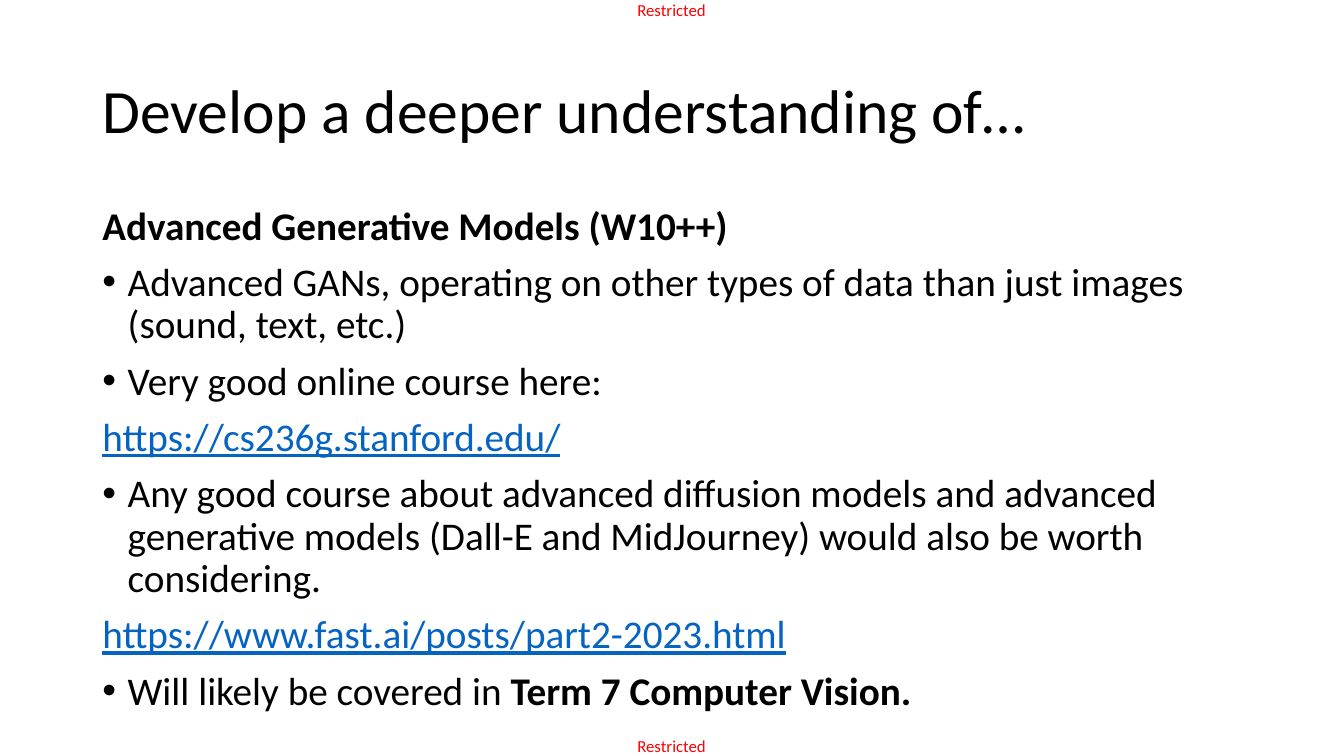
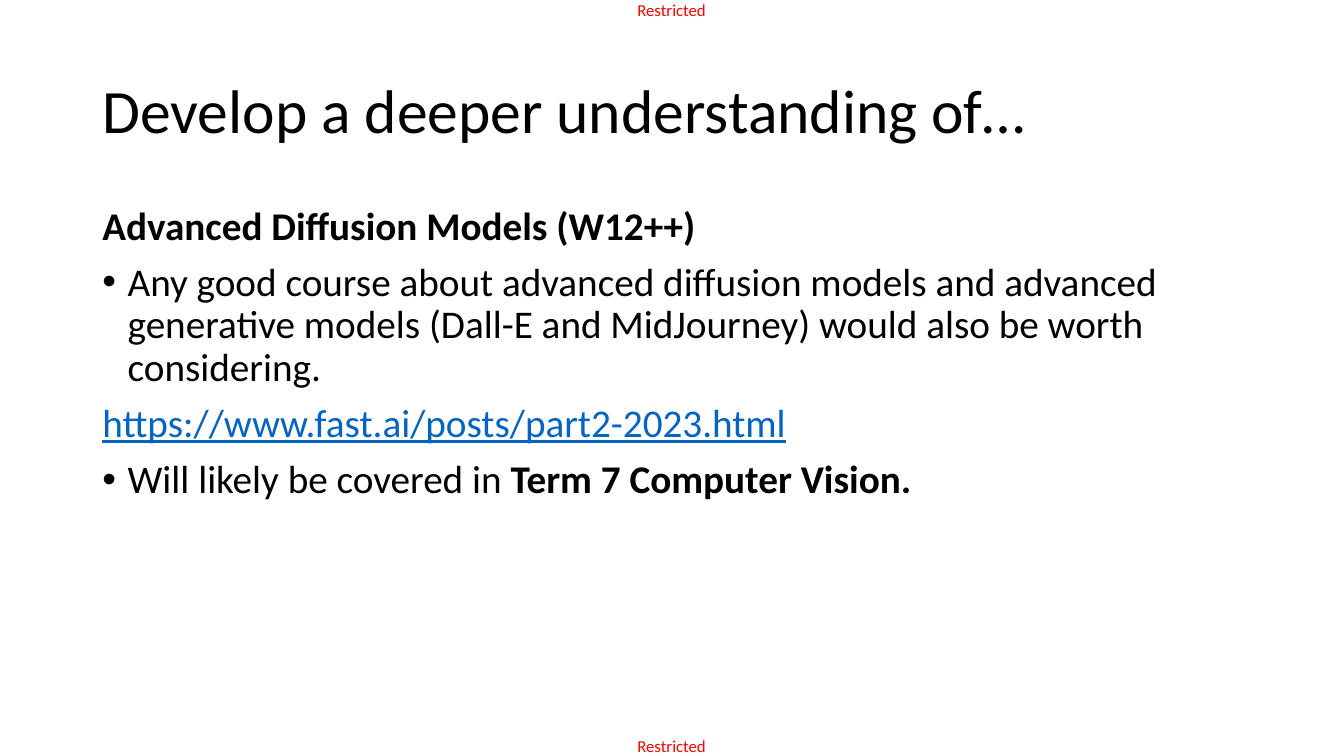
Before and after one commit to matthieudemari/SUTD_DL_50_039, a slide deck: slide 14 of W13/W13S1/W13End.pptx (slide 11 before the commit). Drawn at 1344x756 pixels with LibreOffice and Linux fonts; fonts in the diff are those of the drawing. Boxes give left, top, right and bottom in pixels: in the first picture for what was removed or moved away, otherwise in the second. Text is boxed around its words. In the diff, an @@ line names an element or a change of style, - is before the commit and + after.

```diff
--- a/W13/W13S1/W13End.pptx
+++ b/W13/W13S1/W13End.pptx
@@ text at <box>102,211,695,246</box>: text changed; bold on @@
-Advanced Generative Models (W10++)
-• Advanced GANs, operating on other types of data than just images (sound, text, etc.)
-• Very good online course here:
-https://cs236g.stanford.edu/
+Advanced Diffusion Models (W12++)
```
Also in this commit, not shown: 1 slide added, 4 other files.
